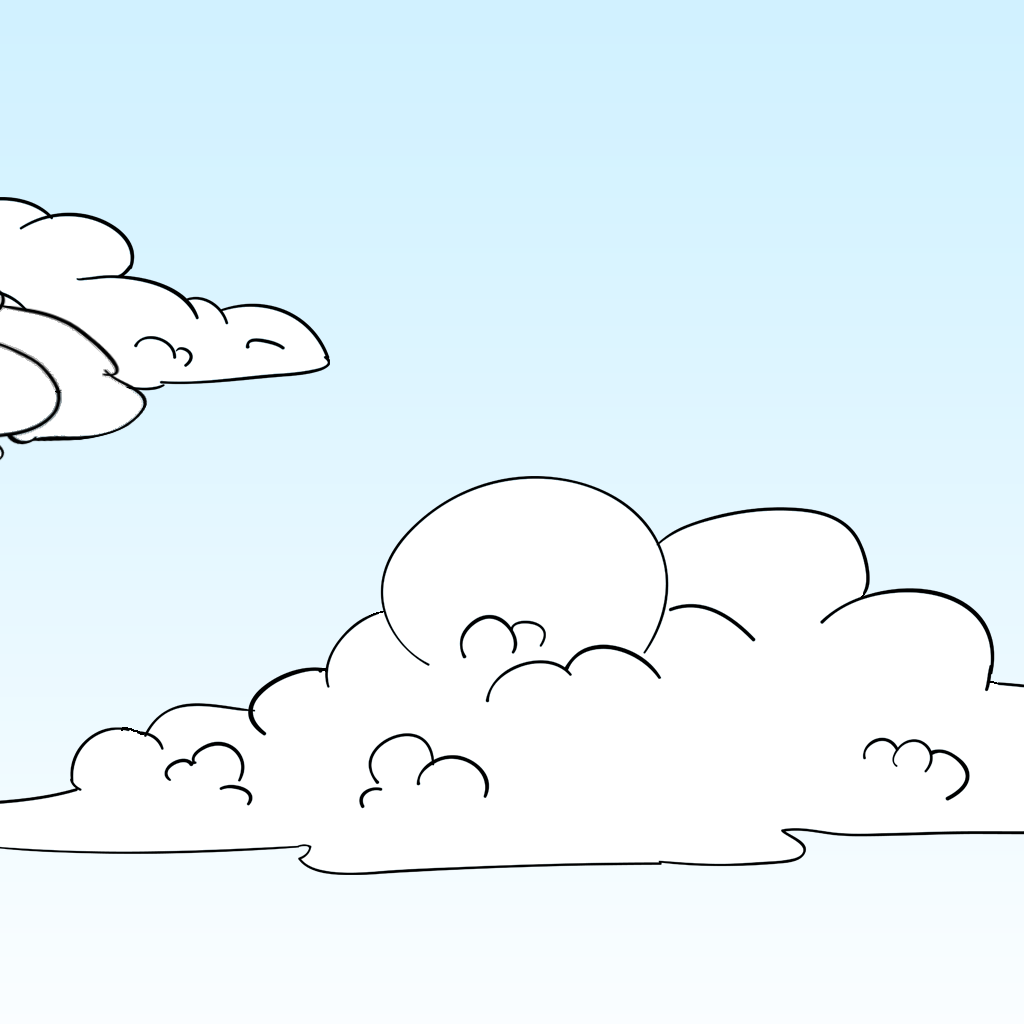
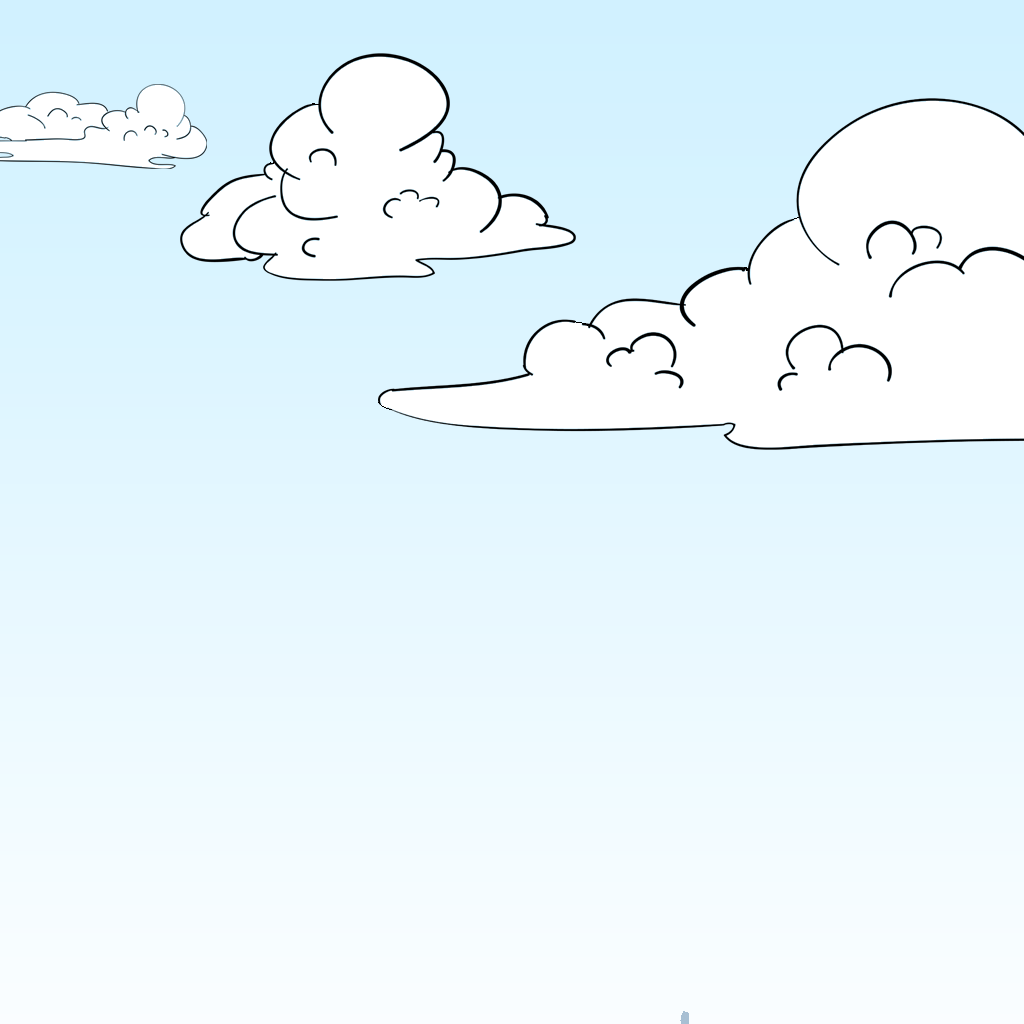
Comparing the layer stacks of the two 1024px x 1024px images. Changes:
removed layer "Layer 1 copy" over box(680, 1011, 689, 1024)
painted on "Layer 1" over box(0, 53, 1024, 875)
